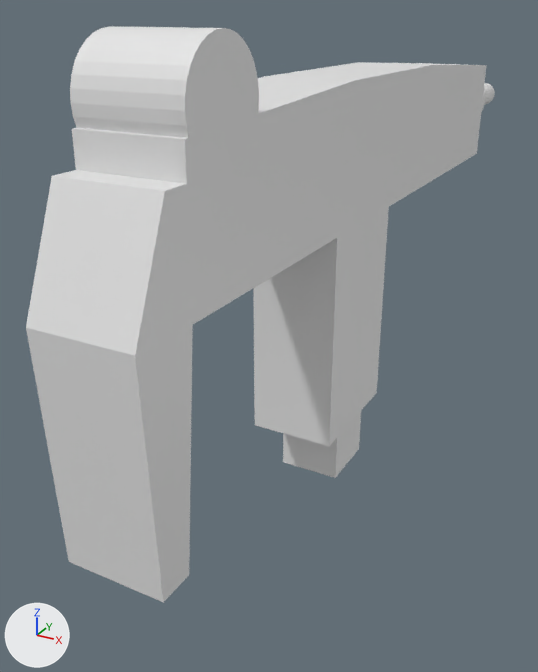
Two versions of the Blender file Assets/Models/Guns/smg.blend, one commit apart.
One viewpoint serves both versions: a camera (50 mm lens) standing at (0.139, -0.304, 0.073) and looking at (-0.046, 0.032, -0.095). Every picture has the same lights, and +X, +Y and +Z are marked at lower left.
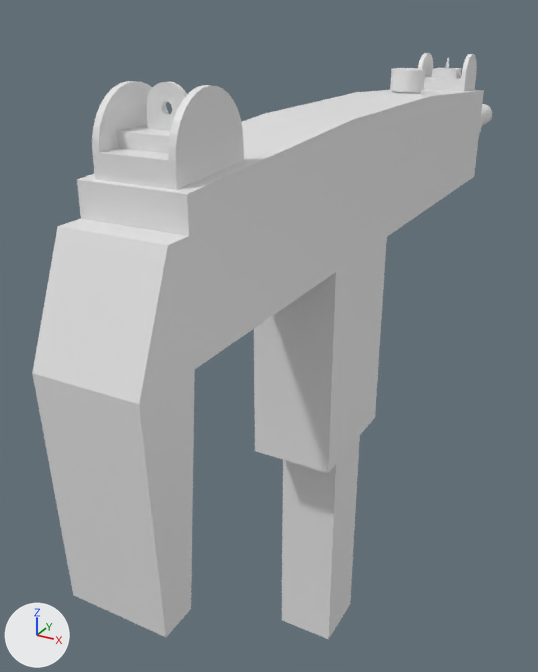
Where the change shows, as pixel boxes [x1, y1, x2, y2] in the pictures (538 x 672 px):
'Cube.005', reshaped, moved, rescaled (7% taller)
    before: [72, 62, 487, 324]
    after: [77, 89, 484, 369]
'Cube.006', reshaped, moved, rescaled
    before: [26, 170, 193, 603]
    after: [32, 219, 195, 637]
'Cube', reshaped, moved, rescaled
    before: [253, 207, 389, 446]
    after: [254, 237, 387, 473]
'Cylinder.003', reshaped, moved, rescaled, turned
    before: [70, 26, 259, 138]
    after: [446, 57, 449, 69]
'Mag', added
    after: [282, 436, 360, 639]
'Sights_Rear', added
    after: [92, 81, 244, 190]
'Cube.007', deleted
    before: [283, 411, 361, 478]
'Cylinder', shown
    after: [418, 53, 477, 91]
'Cube.001', now drawn
    after: [116, 125, 170, 153]
'Cylinder.004', added
    after: [390, 68, 425, 94]
'Cube.002', shown
    after: [432, 68, 462, 78]
'Barrel', added
    after: [481, 104, 492, 126]
'Cylinder.002', deleted
    before: [484, 83, 495, 105]
'BarrelVent', added
    after: [479, 119, 482, 134]
part 4 of me_cylinder_003, deleted
    before: [70, 26, 259, 138]

The change, as a diff of the scene's bpy script:
```diff
--- a/Assets/Models/Guns/smg.blend.py
+++ b/Assets/Models/Guns/smg.blend.py
@@ me_cube_005 @@
 # used by ob_cube; location = (0.0, 0.0, -0.0137); scale = (0.02, 0.03, 0.05)
-me_cube_005.from_pydata(...)  # 8 vertices, 6 faces; spans x -1.0..1.0, y -1.0..1.0, z -2.0..0.0
+me_cube_005.from_pydata(...)  # 8 vertices, 6 faces; spans x -0.02..0.02, y -0.03..0.03, z -0.1..0.0
+# me_cube_005 part 1: the whole mesh is rebuilt
@@ me_cube_006 @@
 # used by ob_cube_005; location = (0.0, 0.0, -0.0137); scale = (0.4, 1.0, 1.0)
-me_cube_006.from_pydata(...)  # 16 vertices, 14 faces; spans x -0.05..0.05, y -0.135..0.192, z 0.0..0.061
+me_cube_006.from_pydata(...)  # 16 vertices, 14 faces; spans x -0.02..0.02, y -0.135..0.192, z 0.0..0.061
+# me_cube_006 part 2: the whole mesh is rebuilt
@@ me_cube_007 @@
 # used by ob_cube_006; location = (0.0, -0.1352, -0.0137); scale = (0.4, 1.0, 1.0)
-me_cube_007.from_pydata(...)  # 12 vertices, 10 faces; spans x -0.05..0.05, y -0.0273..0.0, z -0.088..0.0421
+me_cube_007.from_pydata(...)  # 12 vertices, 10 faces; spans x -0.02..0.02, y -0.0273..0.0, z -0.088..0.0421
+# me_cube_007 part 3: the whole mesh is rebuilt
@@ me_cylinder_003 @@
 # used by ob_cylinder_003; location = (0.0, -0.1146, 0.0476); rotation_euler = (0.0, 1.571, 0.0), in degrees (0, 90, 0); scale = (0.2, 0.2, 0.02)
-me_cylinder_003.from_pydata(...)  # 64 vertices, 34 faces; spans x -0.1..0.1, y -0.1..0.1, z -1.0..1.0
+me_cylinder_003.from_pydata(...)  # 96 vertices, 66 faces; spans x -0.02..0.02, y -0.02..0.02, z -0.02..0.01
+# me_cylinder_003 part 4: 64 vertices removed from x -0.1..0.1, y -0.1..0.1, z -1.0..1.0
@@ ob_cube_001 @@
 ob_cube_001 = bpy.data.objects.new('Cube.001', me_cube_001)
-ob_cube_001.location = (0.0, 0.0, 0.0)
+ob_cube_001.location = (0.0, -0.1144, 0.0337)
+ob_cube_001.scale = (0.0125, 0.01, 0.0025)
 ob_cube_001.hide_set(True)
@@ ob_cube_002 @@
 ob_cube_002 = bpy.data.objects.new('Cube.002', me_cube_002)
-ob_cube_002.location = (0.0, 0.0, 0.0)
-ob_cube_002.hide_set(True)
+ob_cube_002.location = (0.0, 0.1759, 0.0337)
+ob_cube_002.scale = (0.00731, 0.00585, 0.0025)
@@ ob_cylinder @@
 ob_cylinder = bpy.data.objects.new('Cylinder', me_cylinder)
-ob_cylinder.location = (0.0, 0.0, 0.0)
-ob_cylinder.hide_set(True)
+ob_cylinder.location = (0.0, 0.1759, 0.0349)
+ob_cylinder.rotation_euler = (0.0, 1.571, 0.0)  # degrees (0, 90, 0)
+ob_cylinder.scale = (0.625, 0.625, 0.75)
@@ ob_cube @@
 ob_cube = bpy.data.objects.new('Cube', me_cube_005)
-ob_cube.location = (0.0, 0.0, -0.0137)
-ob_cube.scale = (0.02, 0.03, 0.05)
+ob_cube.location = (0.0, 0.0, -0.0286)
@@ ob_cube_005 @@
 ob_cube_005 = bpy.data.objects.new('Cube.005', me_cube_006)
-ob_cube_005.location = (0.0, 0.0, -0.0137)
-ob_cube_005.scale = (0.4, 1.0, 1.0)
+ob_cube_005.location = (0.0, 0.0, -0.0286)
@@ ob_cube_006 @@
 ob_cube_006 = bpy.data.objects.new('Cube.006', me_cube_007)
-ob_cube_006.location = (0.0, -0.1352, -0.0137)
-ob_cube_006.scale = (0.4, 1.0, 1.0)
+ob_cube_006.location = (0.0, -0.1352, -0.0286)
@@ ob_cube_007 @@
-ob_cube_007 = bpy.data.objects.new('Cube.007', me_cube_008)
@@ ob_cylinder_002 @@
-ob_cylinder_002 = bpy.data.objects.new('Cylinder.002', me_cylinder_002)
@@ ob_cylinder_003 @@
 ob_cylinder_003 = bpy.data.objects.new('Cylinder.003', me_cylinder_003)
-ob_cylinder_003.location = (0.0, -0.1146, 0.0476)
-ob_cylinder_003.rotation_euler = (0.0, 1.571, 0.0)  # degrees (0, 90, 0)
-ob_cylinder_003.scale = (0.2, 0.2, 0.02)
+ob_cylinder_003.location = (0.0, 0.1759, 0.0387)
+ob_cylinder_003.scale = (0.05, 0.05, 1.0)
@@ ob_cylinder_004 @@
+ob_cylinder_004 = bpy.data.objects.new('Cylinder.004', me_cylinder_005)  # 128 vertices, 98 faces; spans x -0.02..0.02, y -0.02..0.02, z -0.0037..0.0159
+ob_cylinder_004.location = (0.0, 0.1029, 0.0269)
+ob_cylinder_004.scale = (0.447, 0.447, 1.0)
@@ ob_sights_rear @@
+ob_sights_rear = bpy.data.objects.new('Sights_Rear', me_smg_006)  # 76 vertices, 42 faces; spans x -0.02..0.02, y -0.02..0.02, z -0.0108..0.02
+ob_sights_rear.location = (0.0, -0.1144, 0.0337)
+ob_sights_rear.scale = (0.75, 0.925, 0.925)
@@ ob_barrel @@
+ob_barrel = bpy.data.objects.new('Barrel', me_smg_005)  # a 32-sided cylinder along y spanning x -0.0075..0.0075, y 0.0..0.0867, z -0.0075..0.0075
+ob_barrel.location = (0.0, 0.1916, 0.0)
@@ ob_barrelvent @@
+ob_barrelvent = bpy.data.objects.new('BarrelVent', me_smg_004)  # a 32-sided cylinder along y spanning x -0.015..0.015, y 0.0..0.0268, z -0.015..0.015
+ob_barrelvent.location = (0.0, 0.1916, 0.0)
@@ ob_mag @@
+ob_mag = bpy.data.objects.new('Mag', me_smg_003)  # a box spanning x -0.015..0.015, y -0.016..0.016, z -0.225..0.0
+ob_mag.location = (0.0, 0.0063, -0.0286)
```
